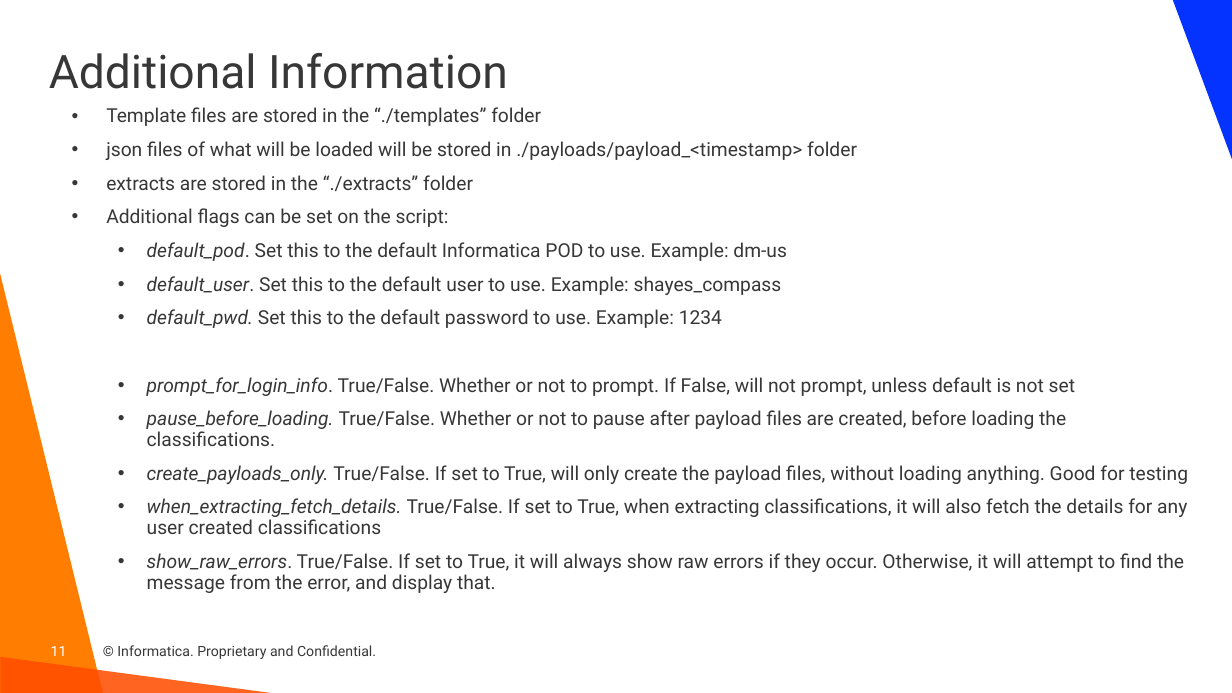
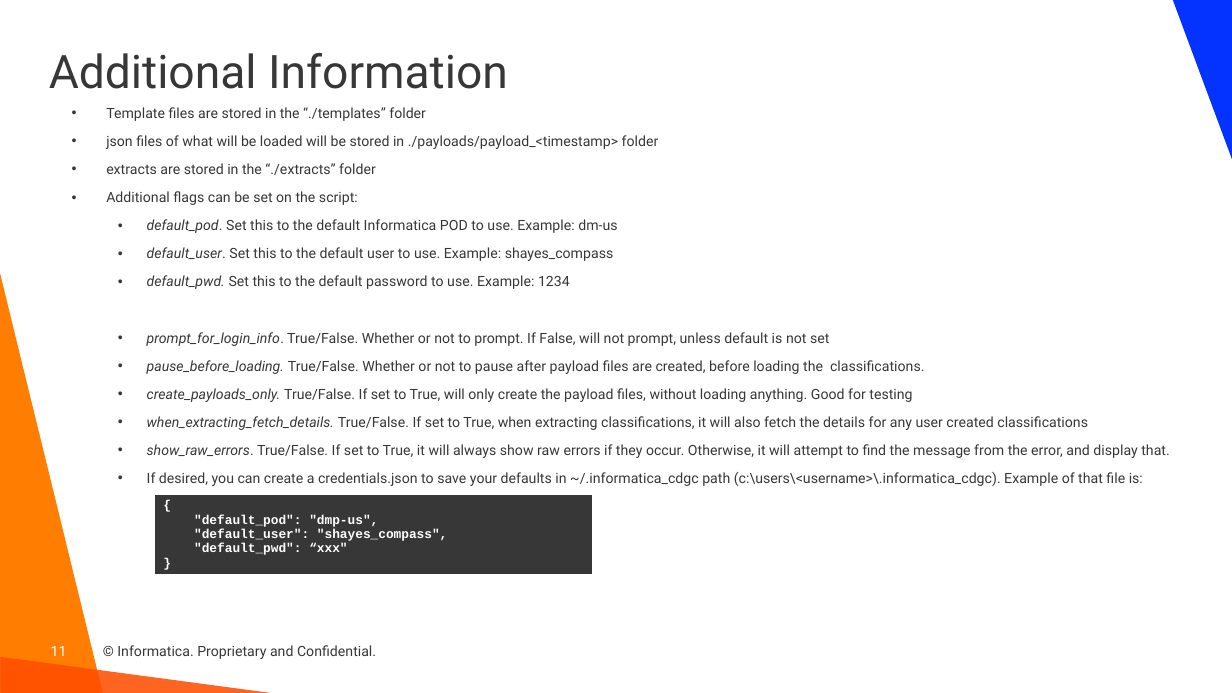
Before and after one commit to haystraw/Informatica_Simple_Classification_Creator, a slide deck: slide 11 of Simple Classification Creator.pptx. Drawn at 1232x693 pixels with LibreOffice and Linux fonts; fonts in the diff are those of the drawing; background and template pictures are left out. Boxes give left, top, right and bottom in pixels: in the first picture for what was removed or moved away, otherwise in the second. Text is boxed around its words. In the diff, an @@ line names an element or a change of style, - is before the commit and + after.

Commit message:
Version 20241119 Fixed issue with payload filenames. Not script will name files replacing special characters Also added option to use ~/informatica_cdgc/credentials.json file.

```diff
--- a/Simple Classification Creator.pptx
+++ b/Simple Classification Creator.pptx
@@ text at [106, 107, 1169, 458]: size 15 to 11 pt in "Template files are stored in the “./templates” ...", "json files of what will be loaded ...", "extracts are stored in the “./extracts” folder", "Additional flags can be set on the ..." and 8 more places @@
@@ text at [147, 472, 1143, 486]: paragraph added @@
+  • If desired, you can create a credentials.json to save your defaults in ~/.informatica_cdgc path (c:\users\<username>\.informatica_cdgc). Example of that file is:
@@ table added at [154, 494, 593, 580], 1 rows, 1 columns @@
+{ / "default_pod": "dmp-us", / "default_user": "shayes_compass", / "default_pwd": “xxx" / }
```
Also in this commit, not shown: 1 other file.
